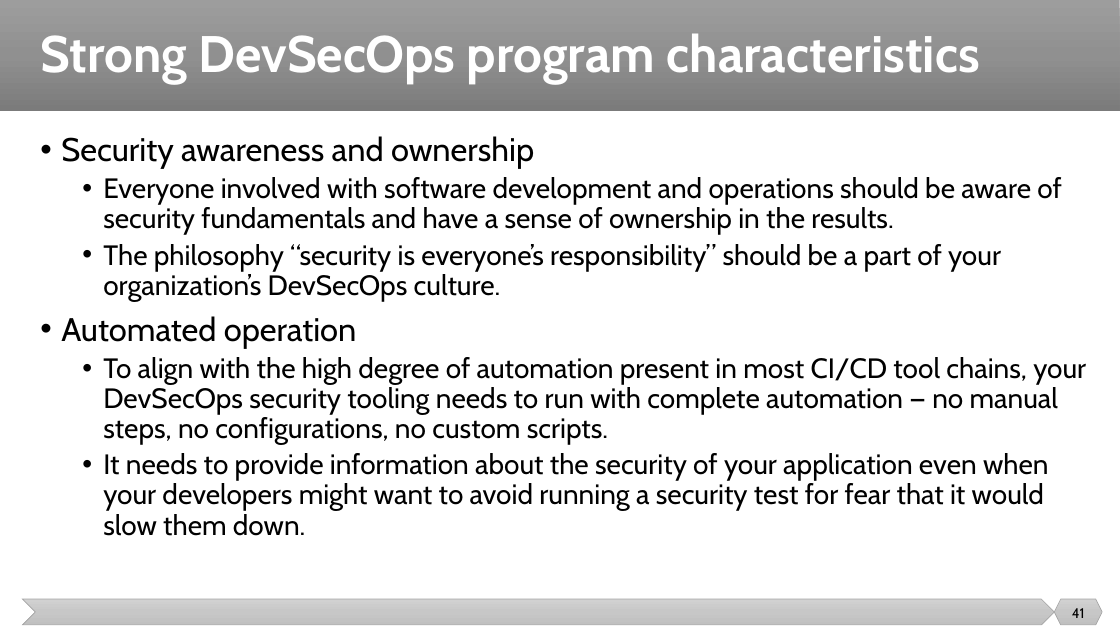
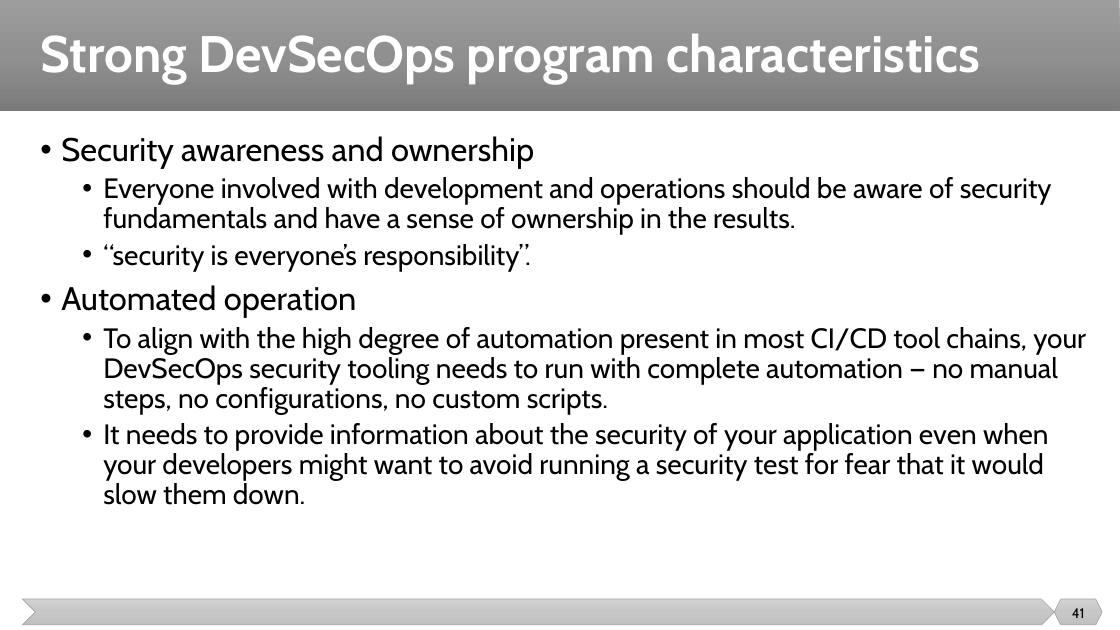
Before and after one commit to malenezi/malenezi, a slide deck: slide 41 of SE489/Lectures/9-DevSecOps/DevSecOps.pptx. Drawn at 1120x630 pixels with LibreOffice and Linux fonts; fonts in the diff are those of the drawing. Boxes give left, top, right and bottom in pixels: in the first picture for what was removed or moved away, otherwise in the second. Text is boxed around its words. In the diff, an @@ line names an element or a change of style, - is before the commit and + after.

```diff
--- a/SE489/Lectures/9-DevSecOps/DevSecOps.pptx
+++ b/SE489/Lectures/9-DevSecOps/DevSecOps.pptx
@@ text at <box>103,177,1052,271</box>: text changed @@
-  • Everyone involved with software development and operations should be aware of security fundamentals and have a sense of ownership in the results.
-  • The philosophy “security is everyone’s responsibility” should be a part of your organization’s DevSecOps culture.
+  • Everyone involved with development and operations should be aware of security fundamentals and have a sense of ownership in the results.
+  • “security is everyone’s responsibility”.
```
Also in this commit, not shown: 2 other files.
